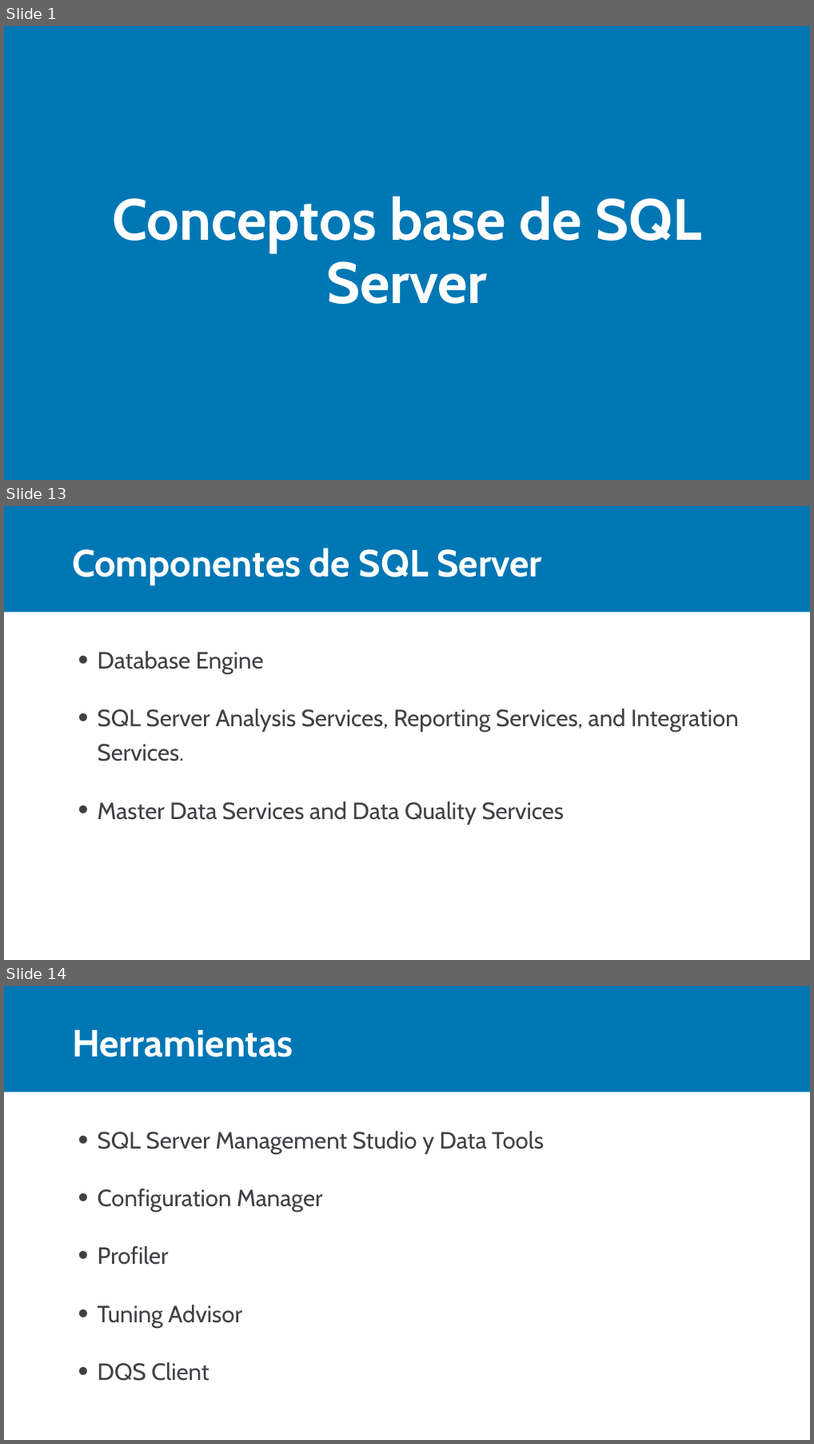
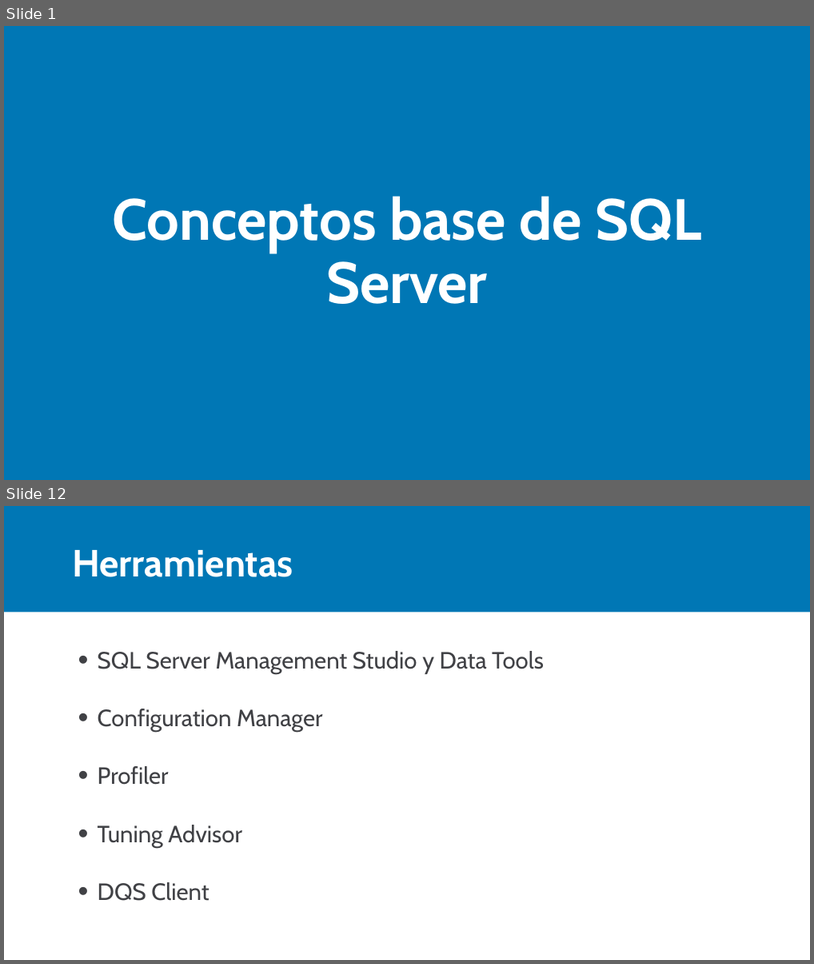
Before and after one commit to Camilo193/SQL, a slide deck: 01_Uso de objetos Nativos/01_Conociendo a SQL Server/Conceptos base.pptx. Shown one above the other, each under a label of ours: slides 1, 13 and 14 before the commit, slides 1 and 12 after it; the slides between them are not shown. The pictures are 814x1444 and 814x964 pixels, drawn with LibreOffice and Linux fonts; fonts in the diff are those of the drawing. Boxes give left, top, right and bottom in pixels: in the first picture for what was removed or moved away, otherwise in the second. Text is boxed around its words. In the diff, an @@ line names an element or a change of style, - is before the commit and + after.

```diff
--- a/01_Uso de objetos Nativos/01_Conociendo a SQL Server/Conceptos base.pptx
+++ b/01_Uso de objetos Nativos/01_Conociendo a SQL Server/Conceptos base.pptx
@@ slide 13 removed at [4, 506, 810, 960], background #FFFFFF; not listed: 1 template element that a slide beside it also shows @@
@@ title removed at [72, 548, 542, 585] @@
-Componentes de SQL Server
@@ text removed at [98, 651, 739, 824] @@
-• Database Engine
-• SQL Server Analysis Services, Reporting Services, and Integration Services.
-• Master Data Services and Data Quality Services
@@ what was slide 14 is now slide 12 @@
```
Also in this commit, not shown: 3 slides changed, 7 slides added, 8 other slides removed.
